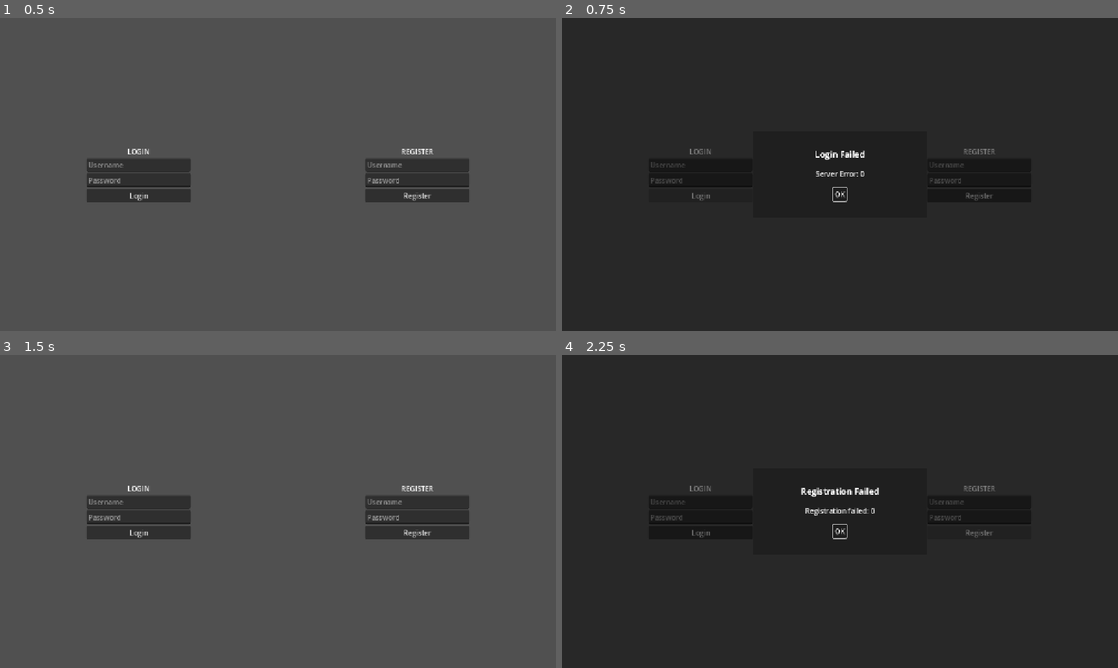
Above: before the commit, frames 1-4 (two rows, left to right).
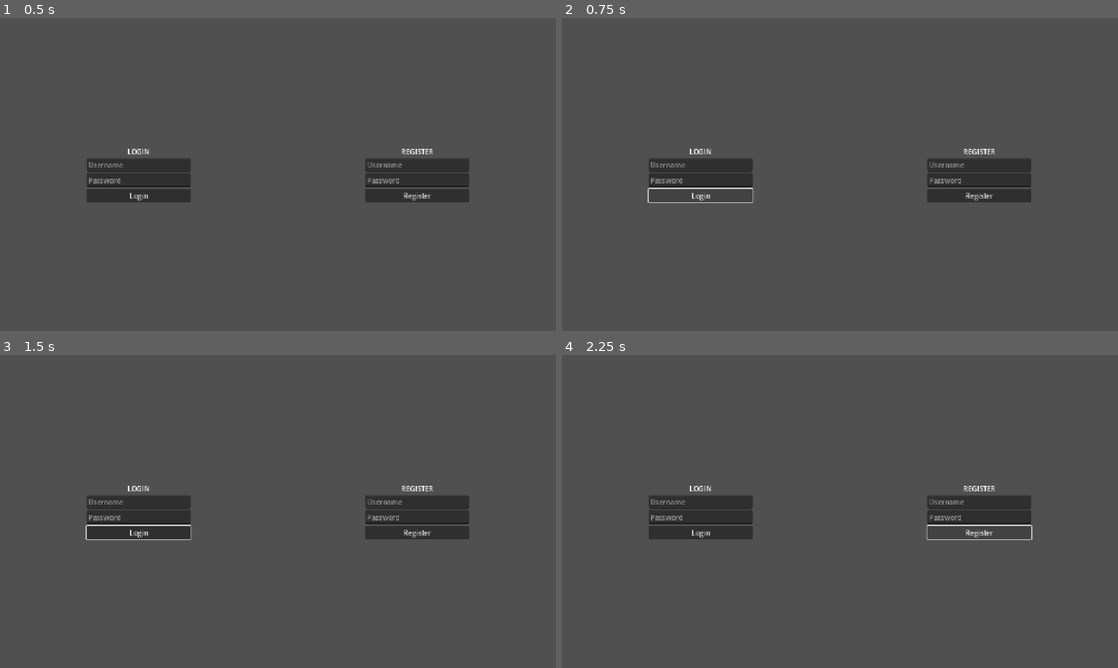
Above: after the commit, the same moments.

Repository: SnappyDragon64/horseshoe-client
Game: Godot game, scene res://game/main.tscn
The game is run twice, just before and just after one commit, with the same random seed, the same clock (stepped at 60 frames per second) and the same inputs. The engine's default icon, where the game draws it, is replaced by a stand-in: a white triangle on a blue panel in a dark square.
Inputs (mouse positions are in pixels of both pictures, inside the frame that each line leads up to):
- Up to frame 1 (0.5 s): no input
- Up to frame 2 (0.75 s): click "Login" at 0.5 s
- Up to frame 3 (1.5 s): click (278, 530) at 1.25 s, where only the run before the commit has a clickable "OK"
- Up to frame 4 (2.25 s): click "Register" at 2 s

Frame 1 is identical in both runs. In frame 2, 97% of the frame differs, in the area x 0-100%, y 0-100%; in frame 3, 0.1%; in frame 4, 96%.

Commit message:
UIManager -> UIStack, UIWindow -> UIView

Diff:
--- a/game/core/game_manager.gd
+++ b/game/core/game_manager.gd
@@ -17,8 +17,8 @@
 	Registries.UI.SPINNER.cache()
 	Registries.UI.LOADER.cache()
 
-	UIManager.set_root(Registries.UI.MAIN_MENU)
-	var spinner: UIWindow = UIManager.push(Registries.UI.SPINNER)
+	UIStack.set_root(Registries.UI.MAIN_MENU)
+	var spinner: UIView = UIStack.push(Registries.UI.SPINNER)
 
 	if SessionManager.load_session():
 		NetworkManager.connect_to_server(SessionManager.current_token)
@@ -28,19 +28,19 @@
 
 
 func _on_login_success() -> void:
-	UIManager.push(Registries.UI.SPINNER)
+	UIStack.push(Registries.UI.SPINNER)
 	NetworkManager.connect_to_server(SessionManager.current_token)
 
 
 func _on_connected() -> void:
 	print("GameManager: Connected to server.")
 
-	var loader: UIWindow = UIManager.push(Registries.UI.LOADER, { "close_on": game_loaded })
+	var loader: UIView = UIStack.push(Registries.UI.LOADER, { "close_on": game_loaded })
 
 	var join_packet: Dictionary = PacketBuilder.create_join_packet(GameManager.default_room)
 	NetworkManager.send_packet(join_packet)
 
-	UIManager.set_root(Registries.UI.HUD, [loader])
+	UIStack.set_root(Registries.UI.HUD, [loader])
 
 
 func _on_packet_received(data: Dictionary) -> void:
@@ -50,7 +50,7 @@
 func _on_connection_failed() -> void:
 	print("GameManager: Connection failed.")
 	_return_to_auth()
-	UIManager.push(Registries.UI.POPUP, {
+	UIStack.push(Registries.UI.POPUP, {
 		"title": "Error",
 		"text": "Connection failed."
 	})
@@ -59,7 +59,7 @@
 func _on_disconnected() -> void:
 	print("GameManager: Disconnected.")
 	_return_to_auth()
-	UIManager.push(Registries.UI.POPUP, {
+	UIStack.push(Registries.UI.POPUP, {
 		"title": "Error",
 		"text": "Disconnected from the server."
 	})
@@ -70,4 +70,4 @@
 	WorldManager.unload_current_room()
 	SessionManager.clear_session()
 
-	UIManager.set_root(Registries.UI.MAIN_MENU)
+	UIStack.set_root(Registries.UI.MAIN_MENU)
--- a/game/core/ui_manager.gd
+++ /dev/null
@@ -1,144 +0,0 @@
-extends CanvasLayer
-
-
-var dimmer: ColorRect
-
-var _window_stack: Array[UIWindow] = []
-
-
-func _ready() -> void:
-	layer = 100
-	set_process_unhandled_input(true)
-	_setup_dimmer()
-
-
-func _setup_dimmer() -> void:
-	dimmer = ColorRect.new()
-	dimmer.name = "Dimmer"
-	dimmer.color = Color(0,0,0,0.5)
-	dimmer.set_anchors_preset(Control.PRESET_FULL_RECT)
-	dimmer.mouse_filter = Control.MOUSE_FILTER_STOP
-	dimmer.visible = false
-	add_child(dimmer)
-
-
-func _unhandled_input(event: InputEvent) -> void:
-	if _window_stack.is_empty():
-		return
-
-	var top: UIWindow = _window_stack.back()
-
-	if event.is_action_pressed("ui_cancel") and top.close_on_escape and _window_stack.size() > 1:
-		top.close()
-		get_viewport().set_input_as_handled()
-
-
-func _pop_window(window: UIWindow) -> void:
-	if not _window_stack.has(window):
-		return
-
-	_window_stack.erase(window)
-	window.queue_free()
-	_update_dimmer_state()
-
-	if not _window_stack.is_empty():
-		var top: UIWindow = _window_stack.back()
-		top.grab_default_focus.call_deferred()
-
-
-func _update_dimmer_state() -> void:
-	dimmer.visible = false
-
-	if _window_stack.is_empty():
-		return
-
-	var index := -1
-
-	for i in range(_window_stack.size() - 1, -1, -1):
-		var window := _window_stack[i]
-
-		if window.visible and window.is_modal:
-			index = window.get_index() - 1
-			break
-
-	if index != -1:
-		dimmer.visible = true
-		move_child(dimmer, index)
-
-
-func _get_ui_window(def: UIWindowDef) -> UIWindow:
-	var scene: PackedScene = def.get_scene()
-	return scene.instantiate()
-
-
-func push(entry: UIWindowDef, props: Dictionary[String, Variant] = {}) -> UIWindow:
-	if not entry:
-		return null
-
-	var window: UIWindow = _get_ui_window(entry)
-
-	if not window:
-		return null
-
-	window._setup(props)
-
-	add_child(window)
-	_window_stack.append(window)
-
-	clear_focus()
-
-	window.closed.connect(func() -> void: _pop_window(window))
-	window._open()
-
-	_update_dimmer_state()
-
-	window.grab_default_focus.call_deferred()
-
-	return window
-
-
-func set_root(entry: UIWindowDef, flush_except: Array[UIWindow] = [], props: Dictionary[String, Variant] = {}) -> UIWindow:
-	flush(flush_except)
-
-	if not entry:
-		return null
-
-	var window: UIWindow = _get_ui_window(entry)
-
-	if not window:
-		return null
-
-	window._setup(props)
-
-	add_child(window)
-	move_child(window, 0)
-	_window_stack.push_front(window)
-
-	window.closed.connect(_pop_window, CONNECT_APPEND_SOURCE_OBJECT)
-	window._open()
-
-	_update_dimmer_state()
-
-	if _window_stack.back() == window:
-		clear_focus()
-		window.grab_default_focus.call_deferred()
-
-	return window
-
-
-func flush(except: Array[UIWindow] = []) -> void:
-	for i in range(_window_stack.size() - 1, -1, -1):
-		var window: UIWindow = _window_stack[i]
-
-		if window not in except:
-			_window_stack.remove_at(i)
-			window.queue_free()
-
-	_update_dimmer_state()
-
-
-func clear_focus() -> void:
-	var viewport := get_viewport()
-
-	if viewport.gui_get_focus_owner():
-		viewport.gui_release_focus()
--- /dev/null
+++ b/game/core/ui_stack.gd
@@ -0,0 +1,144 @@
+extends CanvasLayer
+
+
+var dimmer: ColorRect
+
+var _view_stack: Array[UIView] = []
+
+
+func _ready() -> void:
+	layer = 100
+	set_process_unhandled_input(true)
+	_setup_dimmer()
+
+
+func _setup_dimmer() -> void:
+	dimmer = ColorRect.new()
+	dimmer.name = "Dimmer"
+	dimmer.color = Color(0,0,0,0.5)
+	dimmer.set_anchors_preset(Control.PRESET_FULL_RECT)
+	dimmer.mouse_filter = Control.MOUSE_FILTER_STOP
+	dimmer.visible = false
+	add_child(dimmer)
+
+
+func _unhandled_input(event: InputEvent) -> void:
+	if _view_stack.is_empty():
+		return
+
+	var top: UIView = _view_stack.back()
+
+	if event.is_action_pressed("ui_cancel") and top.close_on_escape and _view_stack.size() > 1:
+		top.close()
+		get_viewport().set_input_as_handled()
+
+
+func _pop_view(view: UIView) -> void:
+	if not _view_stack.has(view):
+		return
+
+	_view_stack.erase(view)
+	view.queue_free()
+	_update_dimmer_state()
+
+	if not _view_stack.is_empty():
+		var top: UIView = _view_stack.back()
+		top.grab_default_focus.call_deferred()
+
+
+func _update_dimmer_state() -> void:
+	dimmer.visible = false
+
+	if _view_stack.is_empty():
+		return
+
+	var index := -1
+
+	for i in range(_view_stack.size() - 1, -1, -1):
+		var view := _view_stack[i]
+
+		if view.visible and view.is_modal:
+			index = view.get_index() - 1
+			break
+
+	if index != -1:
+		dimmer.visible = true
+		move_child(dimmer, index)
+
+
+func _get_ui_view(def: UIViewDef) -> UIView:
+	var scene: PackedScene = def.get_scene()
+	return scene.instantiate()
+
+
+func push(entry: UIViewDef, props: Dictionary[String, Variant] = {}) -> UIView:
+	if not entry:
+		return null
+
+	var view: UIView = _get_ui_view(entry)
+
+	if not view:
+		return null
+
+	view._setup(props)
+
+	add_child(view)
+	_view_stack.append(view)
+
+	clear_focus()
+
+	view.closed.connect(func() -> void: _pop_view(view))
+	view._open()
+
+	_update_dimmer_state()
+
+	view.grab_default_focus.call_deferred()
+
+	return view
+
+
+func set_root(entry: UIViewDef, flush_except: Array[UIView] = [], props: Dictionary[String, Variant] = {}) -> UIView:
+	flush(flush_except)
+
+	if not entry:
+		return null
+
+	var view: UIView = _get_ui_view(entry)
+
+	if not view:
+		return null
+
+	view._setup(props)
+
+	add_child(view)
+	move_child(view, 0)
+	_view_stack.push_front(view)
+
+	view.closed.connect(_pop_view, CONNECT_APPEND_SOURCE_OBJECT)
+	view._open()
+
+	_update_dimmer_state()
+
+	if _view_stack.back() == view:
+		clear_focus()
+		view.grab_default_focus.call_deferred()
+
+	return view
+
+
+func flush(except: Array[UIView] = []) -> void:
+	for i in range(_view_stack.size() - 1, -1, -1):
+		var view: UIView = _view_stack[i]
+
+		if view not in except:
+			_view_stack.remove_at(i)
+			view.queue_free()
+
+	_update_dimmer_state()
+
+
+func clear_focus() -> void:
+	var viewport := get_viewport()
+
+	if viewport.gui_get_focus_owner():
+		viewport.gui_release_focus()
--- a/game/network/handler/handle_system_message.gd
+++ b/game/network/handler/handle_system_message.gd
@@ -5,7 +5,7 @@
 func execute(data: Dictionary) -> void:
 	var message: String = data.get("message")
 
-	UIManager.push(Registries.UI.POPUP, {
+	UIStack.push(Registries.UI.POPUP, {
 		"title": "System Message",
 		"text": message
 	})
--- a/game/registry/registries.gd
+++ b/game/registry/registries.gd
@@ -3,4 +3,4 @@
 
 var HANDLERS: Handlers = Handlers.new()
 var ROOMS: Rooms = Rooms.new()
-var UI: UIWindows = UIWindows.new()
+var UI: UIViews = UIViews.new()
--- a/game/registry/ui/ui_window_def.gd
+++ b/game/registry/ui/ui_view_def.gd
@@ -1,5 +1,5 @@
 @tool
-class_name UIWindowDef
+class_name UIViewDef
 extends Definition
 
 
--- /dev/null
+++ b/game/registry/ui/ui_views.gd
@@ -0,0 +1,9 @@
+class_name UIViews
+extends Registry
+
+
+var MAIN_MENU: UIViewDef = _register("main_menu", UIViewDef.new("res://game/ui/main_menu/auth_screen.tscn"))
+var HUD: UIViewDef = _register("hud", UIViewDef.new("res://game/ui/hud/hud.tscn"))
+var LOADER: UIViewDef = _register("loader", UIViewDef.new("res://game/ui/loading/loading_screen.tscn"))
+var SPINNER: UIViewDef = _register("spinner", UIViewDef.new("res://game/ui/loading/spinner.tscn"))
+var POPUP: UIViewDef = _register("popup", UIViewDef.new("res://game/ui/common/popup.tscn"))
--- a/game/registry/ui/ui_windows.gd
+++ /dev/null
@@ -1,9 +0,0 @@
-class_name UIWindows
-extends Registry
-
-
-var MAIN_MENU: UIWindowDef = _register("main_menu", UIWindowDef.new("res://game/ui/main_menu/auth_screen.tscn"))
-var HUD: UIWindowDef = _register("hud", UIWindowDef.new("res://game/ui/hud/hud.tscn"))
-var LOADER: UIWindowDef = _register("loader", UIWindowDef.new("res://game/ui/loading/loading_screen.tscn"))
-var SPINNER: UIWindowDef = _register("spinner", UIWindowDef.new("res://game/ui/loading/spinner.tscn"))
-var POPUP: UIWindowDef = _register("popup", UIWindowDef.new("res://game/ui/common/popup.tscn"))
--- a/game/ui/common/popup.gd
+++ b/game/ui/common/popup.gd
@@ -1,4 +1,4 @@
-extends UIWindow
+extends UIView
 
 
 @onready var title_label: Label = $CenterContainer/PanelContainer/MarginContainer/VBoxContainer/TitleLabel
--- a/game/ui/hud/hud.gd
+++ b/game/ui/hud/hud.gd
@@ -1,4 +1,4 @@
-extends UIWindow
+extends UIView
 
 
 @onready var line_edit: LineEdit = $PanelContainer/MarginContainer/HBoxContainer/LineEdit
--- a/game/ui/loading/loading_screen.gd
+++ b/game/ui/loading/loading_screen.gd
@@ -1,4 +1,4 @@
-extends UIWindow
+extends UIView
 
 
 var close_on: Signal
--- a/game/ui/loading/spinner.tscn
+++ b/game/ui/loading/spinner.tscn
@@ -1,6 +1,6 @@
 [gd_scene load_steps=3 format=3 uid="uid://b322awwd0p2to"]
 
-[ext_resource type="Script" uid="uid://c6injeip41b55" path="res://game/ui/ui_window.gd" id="1_8qf5o"]
+[ext_resource type="Script" uid="uid://c6injeip41b55" path="res://game/ui/ui_view.gd" id="1_8qf5o"]
 [ext_resource type="Texture2D" uid="uid://xbu51q0d2rtl" path="res://icon.svg" id="2_cp76j"]
 
 [node name="Spinner" type="Control"]
--- a/game/ui/main_menu/auth_screen.gd
+++ b/game/ui/main_menu/auth_screen.gd
@@ -1,4 +1,4 @@
-extends UIWindow
+extends UIView
 
 
 func _ready() -> void:
@@ -18,21 +18,21 @@
 
 
 func _on_login_failed(error_msg: String) -> void:
-	UIManager.push(Registries.UI.POPUP, {
+	UIStack.push(Registries.UI.POPUP, {
 		"title": "Login Failed",
 		"text": error_msg
 	})
 
 
 func _on_register_failed(error_msg: String) -> void:
-	UIManager.push(Registries.UI.POPUP, {
+	UIStack.push(Registries.UI.POPUP, {
 		"title": "Registration Failed",
 		"text": error_msg
 	})
 
 
 func _on_register_success() -> void:
-	UIManager.push(Registries.UI.POPUP, {
+	UIStack.push(Registries.UI.POPUP, {
 		"title": "Success",
 		"text": "Account created! You can now log in."
 	})
--- a/game/ui/main_menu/auth_screen.tscn
+++ b/game/ui/main_menu/auth_screen.tscn
@@ -104,6 +104,3 @@
 [node name="Button" type="Button" parent="Panel/HBoxContainer/RegisterContainer/VBoxContainer"]
 layout_mode = 2
 text = "Register"
-
-[connection signal="pressed" from="Panel/HBoxContainer/LoginContainer/VBoxContainer/Button" to="." method="_on_login_button_pressed"]
-[connection signal="pressed" from="Panel/HBoxContainer/RegisterContainer/VBoxContainer/Button" to="." method="_on_register_button_pressed"]
--- a/game/ui/ui_window.gd
+++ b/game/ui/ui_view.gd
@@ -1,4 +1,4 @@
-class_name UIWindow
+class_name UIView
 extends Control
 
 
--- a/game/world/entity/room_switcher.gd
+++ b/game/world/entity/room_switcher.gd
@@ -14,7 +14,7 @@
 		var player: Player = area
 
 		if player.is_local:
-			UIManager.push(Registries.UI.LOADER, { "close_on": GameManager.game_loaded })
+			UIStack.push(Registries.UI.LOADER, { "close_on": GameManager.game_loaded })
 
 			var join_packet: Dictionary = PacketBuilder.create_join_packet(room)
 			NetworkManager.send_packet(join_packet)
--- a/project.godot
+++ b/project.godot
@@ -22,7 +22,7 @@
 Registries="*res://game/registry/registries.gd"
 NetworkManager="*res://game/core/network_manager.gd"
 SessionManager="*res://game/core/session_manager.gd"
-UIManager="*res://game/core/ui_manager.gd"
+UIStack="*res://game/core/ui_stack.gd"
 WorldManager="*res://game/core/world_manager.gd"
 GameManager="*res://game/core/game_manager.gd"
 InputManager="*res://game/core/input_manager.gd"
Renamed: game/core/ui_manager.gd.uid -> game/core/ui_stack.gd.uid
Renamed: game/registry/ui/ui_window_def.gd.uid -> game/registry/ui/ui_view_def.gd.uid
Renamed: game/registry/ui/ui_windows.gd.uid -> game/registry/ui/ui_views.gd.uid
Renamed: game/ui/ui_window.gd.uid -> game/ui/ui_view.gd.uid
